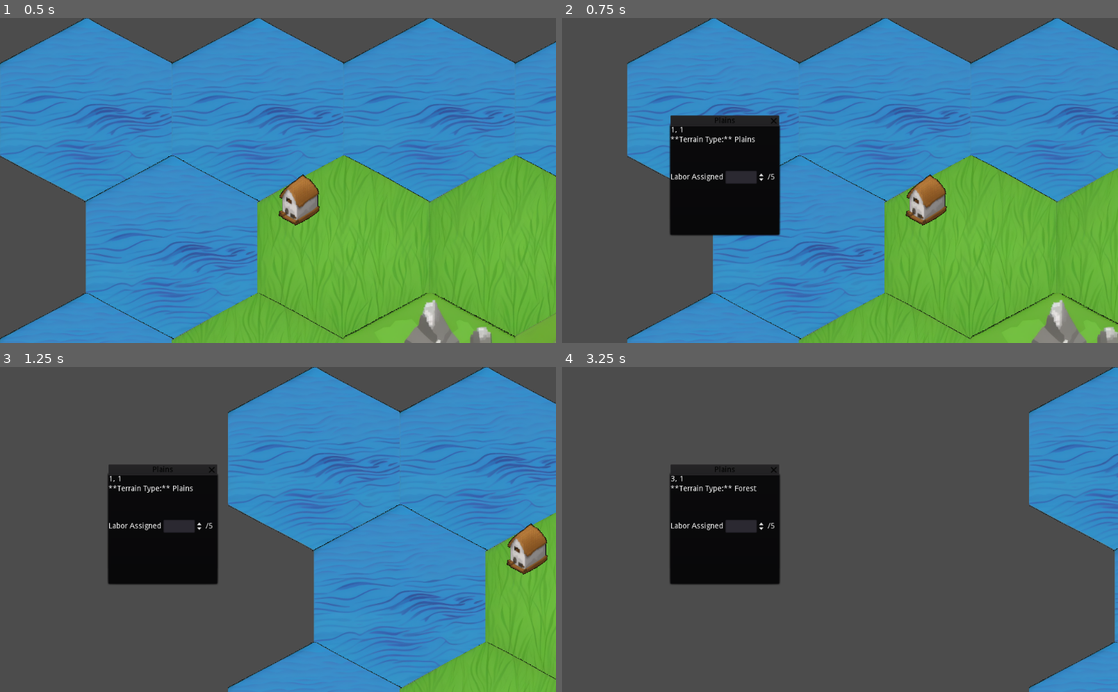
Above: before the commit, frames 1-4 (two rows, left to right).
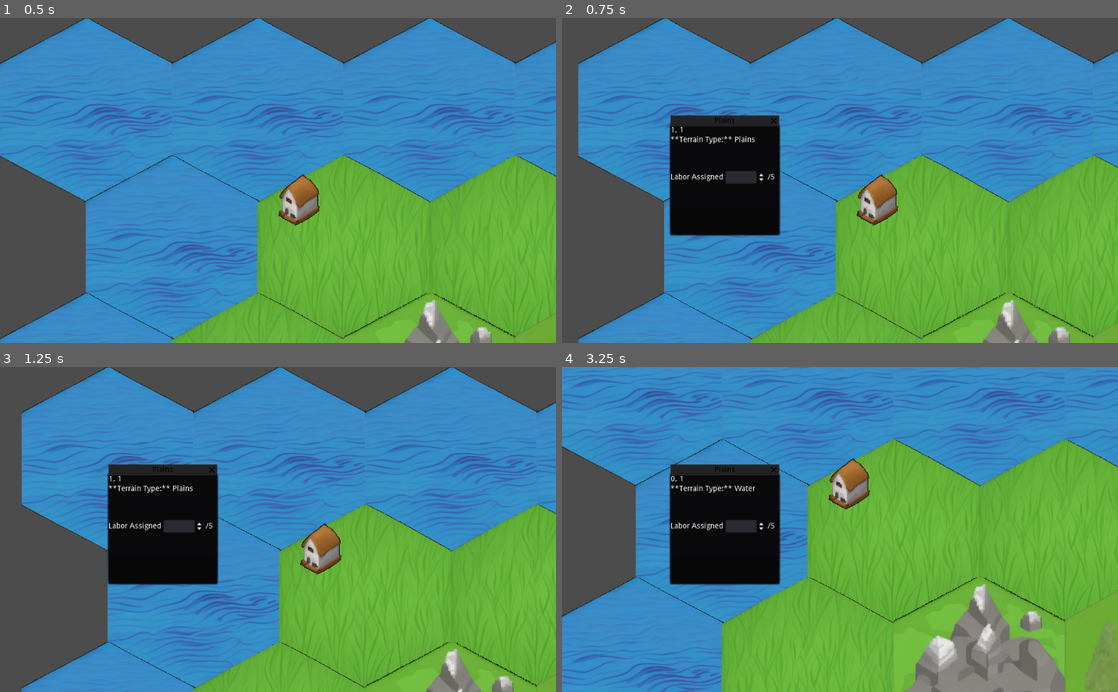
Above: after the commit, the same moments.

Repository: rantahar/city_states
Game: Godot game, scene res://hexmap.tscn
Same seed, same stepped clock (60 frames per second), same inputs: the game is played once before the commit and once after it. The project has no main scene, so this scene is started directly.
Inputs (mouse positions are in pixels of both pictures, inside the frame that each line leads up to):
- Up to frame 1 (0.5 s): no input
- Up to frame 2 (0.75 s): tap Enter at 0.5 s; move the mouse to (962, 164) at 0.52 s; hold Right (ui_right) from 0.53 s (still down); click (962, 164) at 0.67 s
- Up to frame 3 (1.25 s): keep holding Right (ui_right)
- Up to frame 4 (3.25 s): release Right (ui_right) at 1.25 s; drag from (728, 545) to (812, 594) at 1.27 s; tap Space at 2 s; move the mouse to (895, 458) at 2.02 s; hold Right (ui_right) 2.03-2.75 s; click (895, 458) at 2.17 s; drag from (812, 594) to (673, 480) at 2.77 s

Frame 1 is identical in both runs. In frame 2, 27% of the frame differs, in the area x 2-100%, y 0-100%; in frame 3, 51%; in frame 4, 85%, in the area x 0-100%, y 0-100%.

Commit message:
Move map logic to its own node, out of "Game"

Diff:
--- a/BaseMap.gd
+++ b/BaseMap.gd
@@ -1,10 +1,10 @@
 extends TileMap
 
-onready var info_label = get_node("/root/Game/UI/TilePopup/Label")
 onready var game = get_node("/root/Game")
 
 
-func set_cells_map():
+func _process(delta):
+	# Set cells
 	for i in range(len(game.grid)):
 		for j in range(len(game.grid[0])):
 			match game.grid[i][j].terrain:
@@ -18,25 +18,3 @@
 					set_cell(i, j, 2)
 				_:
 					set_cell(i, j, -1)
-
-
-# Called when the node enters the scene tree for the first time.
-func _ready():
-	# This enables processing of mouse events.
-	set_process_input(true)
-
-func _input(event):
-	# Check if left mouse button is clicked.
-	if event is InputEventMouseButton and event.button_index == BUTTON_LEFT and event.pressed:
-		# Get mouse position.
-		var mouse_pos = get_global_mouse_position() - game.position
-		# Convert to tile coordinates.
-		var tile_pos = world_to_map(mouse_pos)
-		var clicked_tile = game.grid[tile_pos.x][tile_pos.y]
-
-		if clicked_tile:
-			var popup = get_node("/root/Game/UI/TilePopup")
-			popup.update_popup(clicked_tile)
-
-func _process(delta):
-	set_cells_map()
--- /dev/null
+++ b/Map.gd
@@ -0,0 +1,60 @@
+extends Node2D
+
+onready var game = get_node("/root/Game")
+
+var drag_previous_position = Vector2()
+var zoom_speed = 0.1
+var min_zoom = 0.5
+var max_zoom = 4.0
+var map_move_speed = 10
+
+# Called when the node enters the scene tree for the first time.
+func _ready():
+	# This enables processing of mouse events.
+	set_process_input(true)
+
+func _input(event):
+	# Check if left mouse button is clicked.
+	if event is InputEventMouseButton and event.button_index == BUTTON_LEFT and event.pressed:
+		# Get mouse position.
+		var mouse_pos = get_global_mouse_position() - game.position
+		# Convert to tile coordinates.
+		var tile_pos = $BaseMap.world_to_map(mouse_pos)
+		var clicked_tile = game.grid[tile_pos.x][tile_pos.y]
+
+		if clicked_tile:
+			var popup = get_node("/root/Game/UI/TilePopup")
+			popup.update_popup(clicked_tile)
+
+	if event is InputEventMouseButton:
+		var old_scale = self.scale.x
+		# dragging the map
+		if event.is_pressed() and event.button_index == BUTTON_LEFT:
+			drag_previous_position = event.position
+		elif not event.is_pressed() and event.button_index == BUTTON_LEFT:
+			drag_previous_position = Vector2()
+		# zooming
+		if event.is_pressed() and event.button_index == BUTTON_WHEEL_UP:
+			self.scale.x = clamp(self.scale.x + zoom_speed, min_zoom, max_zoom)
+			self.scale.y = clamp(self.scale.y + zoom_speed, min_zoom, max_zoom)
+		elif event.is_pressed() and event.button_index == BUTTON_WHEEL_DOWN:
+			self.scale.x = clamp(self.scale.x - zoom_speed, min_zoom, max_zoom)
+			self.scale.y = clamp(self.scale.y - zoom_speed, min_zoom, max_zoom)
+		if old_scale != self.scale.x:
+			var mouse_pos = get_local_mouse_position()
+			self.position -= mouse_pos * (self.scale.x - old_scale)
+	elif event is InputEventMouseMotion and drag_previous_position != Vector2():
+		self.position -= drag_previous_position - event.position
+		drag_previous_position = event.position
+
+	var direction = Vector2.ZERO
+	if Input.is_action_pressed("ui_left"):
+		direction.x -= 1
+	if Input.is_action_pressed("ui_right"):
+		direction.x += 1
+	if Input.is_action_pressed("ui_up"):
+		direction.y -= 1
+	if Input.is_action_pressed("ui_down"):
+		direction.y += 1
+
+	self.position += direction.normalized() * map_move_speed
--- a/game.gd
+++ b/game.gd
@@ -1,10 +1,5 @@
 extends Node2D
 
-var drag_previous_position = Vector2()
-var zoom_speed = 0.1
-var min_zoom = 0.5
-var max_zoom = 2.0
-var map_move_speed = 10
 var grid = []
 var cities = []
 
@@ -57,38 +52,3 @@
 		_:
 			# Just keep updating the map while the AI (or remote player) takes actions
 			pass
-
-	var direction = Vector2.ZERO
-	if Input.is_action_pressed("ui_left"):
-		direction.x -= 1
-	if Input.is_action_pressed("ui_right"):
-		direction.x += 1
-	if Input.is_action_pressed("ui_up"):
-		direction.y -= 1
-	if Input.is_action_pressed("ui_down"):
-		direction.y += 1
-
-	self.position += direction.normalized() * map_move_speed
-
-
-func _unhandled_input(event):
-	if event is InputEventMouseButton:
-		var old_scale = self.scale.x
-		# dragging the map
-		if event.is_pressed() and event.button_index == BUTTON_LEFT:
-			drag_previous_position = event.position
-		elif not event.is_pressed() and event.button_index == BUTTON_LEFT:
-			drag_previous_position = Vector2()
-		# zooming
-		if event.is_pressed() and event.button_index == BUTTON_WHEEL_UP:
-			self.scale.x = clamp(self.scale.x + zoom_speed, min_zoom, max_zoom)
-			self.scale.y = clamp(self.scale.y + zoom_speed, min_zoom, max_zoom)
-		elif event.is_pressed() and event.button_index == BUTTON_WHEEL_DOWN:
-			self.scale.x = clamp(self.scale.x - zoom_speed, min_zoom, max_zoom)
-			self.scale.y = clamp(self.scale.y - zoom_speed, min_zoom, max_zoom)
-		if old_scale != self.scale.x:
-			var mouse_pos = get_local_mouse_position()
-			self.position -= mouse_pos * (self.scale.x - old_scale)
-	elif event is InputEventMouseMotion and drag_previous_position != Vector2():
-		self.position -= drag_previous_position - event.position
-		drag_previous_position = event.position
--- a/hexmap.tscn
+++ b/hexmap.tscn
@@ -1,18 +1,19 @@
-[gd_scene load_steps=12 format=2]
+[gd_scene load_steps=13 format=2]
 
 [ext_resource path="res://game.gd" type="Script" id=1]
-[ext_resource path="res://sprites/forest_pixel_1.png" type="Texture" id=2]
-[ext_resource path="res://sprites/grass_1.png" type="Texture" id=3]
-[ext_resource path="res://sprites/water_2.png" type="Texture" id=4]
-[ext_resource path="res://sprites/mountain_1.png" type="Texture" id=5]
-[ext_resource path="res://BaseMap.gd" type="Script" id=6]
-[ext_resource path="res://sprites/building_2.png" type="Texture" id=7]
-[ext_resource path="res://BuildingLayer.gd" type="Script" id=8]
-[ext_resource path="res://TilePopup.gd" type="Script" id=9]
+[ext_resource path="res://Map.gd" type="Script" id=2]
+[ext_resource path="res://sprites/forest_pixel_1.png" type="Texture" id=3]
+[ext_resource path="res://sprites/grass_1.png" type="Texture" id=4]
+[ext_resource path="res://sprites/water_2.png" type="Texture" id=5]
+[ext_resource path="res://sprites/mountain_1.png" type="Texture" id=6]
+[ext_resource path="res://BaseMap.gd" type="Script" id=7]
+[ext_resource path="res://sprites/building_2.png" type="Texture" id=8]
+[ext_resource path="res://BuildingLayer.gd" type="Script" id=9]
+[ext_resource path="res://TilePopup.gd" type="Script" id=10]
 
 [sub_resource type="TileSet" id=1]
 0/name = "forest_pixel_1.png 0"
-0/texture = ExtResource( 2 )
+0/texture = ExtResource( 3 )
 0/tex_offset = Vector2( 0, 0 )
 0/modulate = Color( 1, 1, 1, 1 )
 0/region = Rect2( 1, 1, 320, 340 )
@@ -67,20 +68,23 @@
 [node name="Game" type="Node2D"]
 script = ExtResource( 1 )
 
-[node name="BaseMap" type="TileMap" parent="."]
+[node name="Map" type="Node2D" parent="."]
+script = ExtResource( 2 )
+
+[node name="BaseMap" type="TileMap" parent="Map"]
 tile_set = SubResource( 1 )
 cell_size = Vector2( 316, 254 )
 cell_half_offset = 0
 occluder_light_mask = 0
 format = 1
-script = ExtResource( 6 )
+script = ExtResource( 7 )
 
-[node name="BuildingLayer" type="TileMap" parent="."]
+[node name="BuildingLayer" type="TileMap" parent="Map"]
 tile_set = SubResource( 2 )
 cell_size = Vector2( 316, 254 )
 cell_half_offset = 0
 format = 1
-script = ExtResource( 8 )
+script = ExtResource( 9 )
 
 [node name="UI" type="Control" parent="."]
 margin_right = 40.0
Not shown: 5 places in hexmap.tscn that only renumber resources
